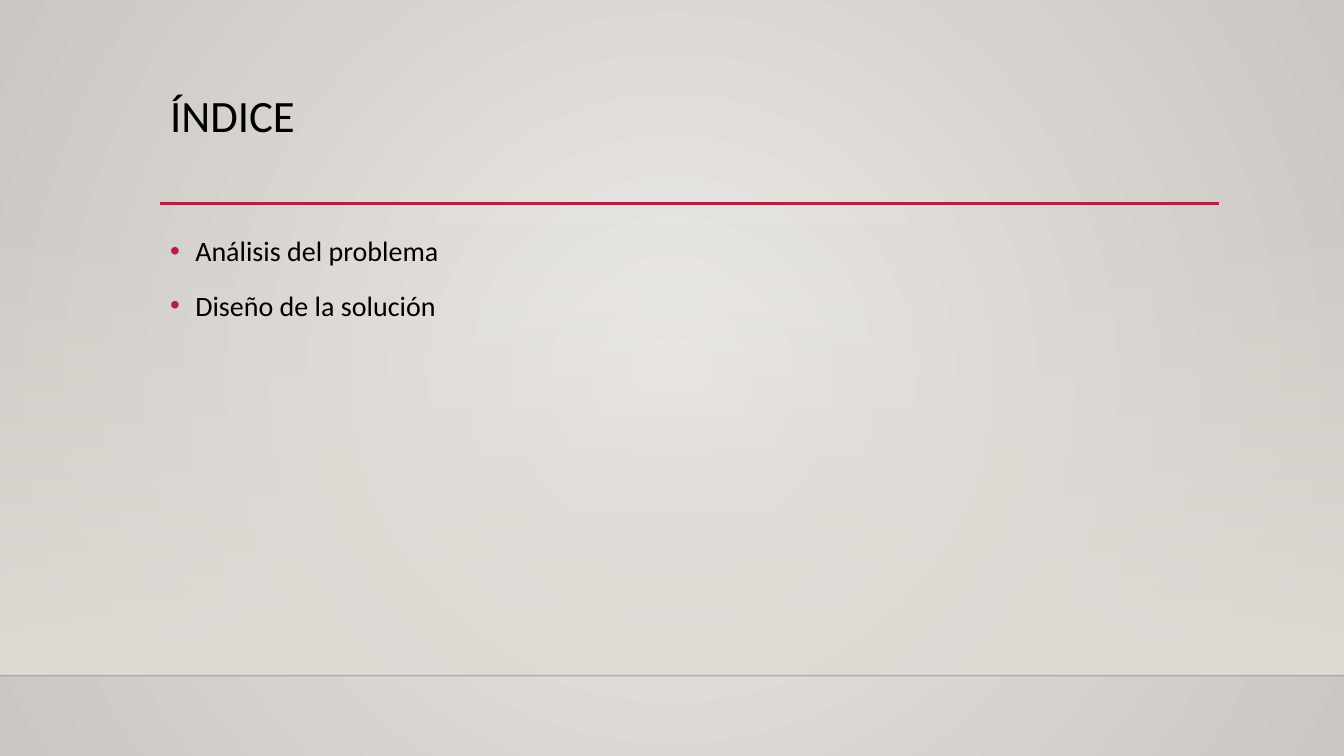
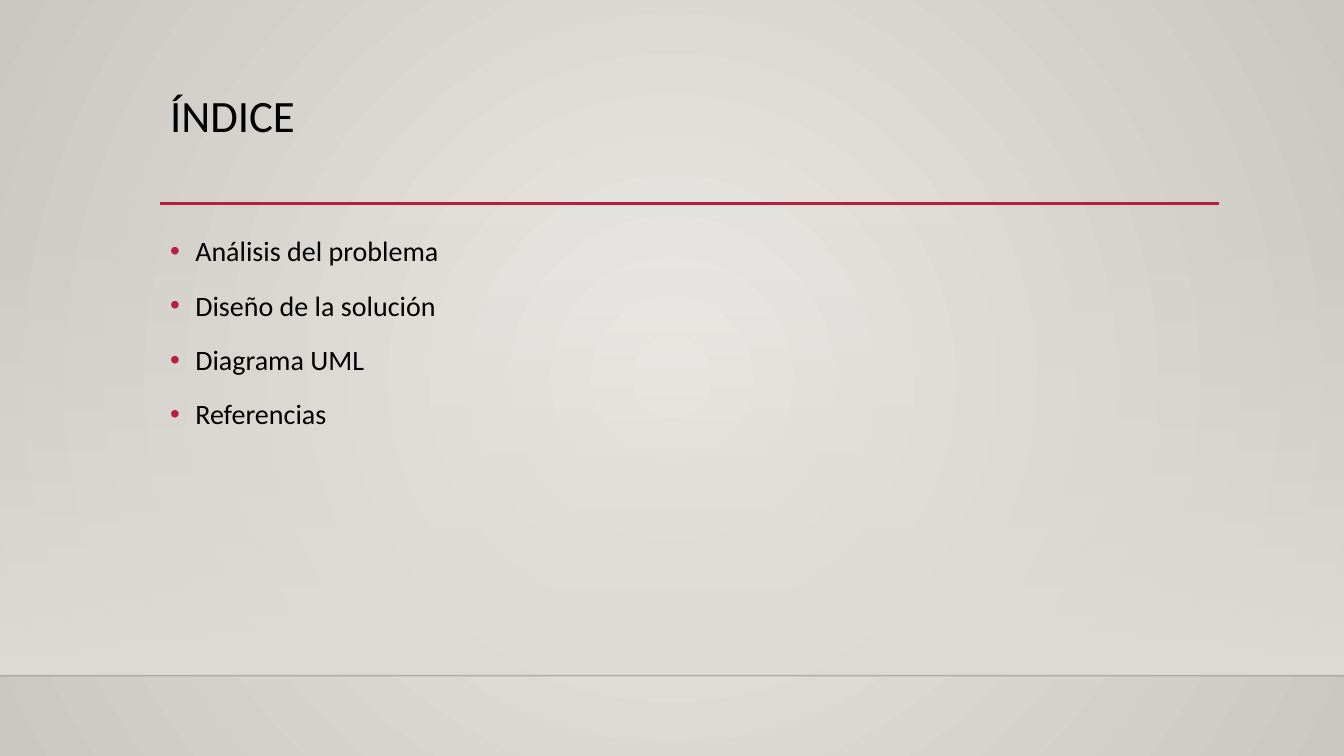
Before and after one commit to AngelMukulMay/TiendaCelulares2, a slide deck: slide 2 of Tienda de celulares.pptx. Drawn at 1344x756 pixels with LibreOffice and Linux fonts; fonts in the diff are those of the drawing; background and template pictures are left out. Boxes give left, top, right and bottom in pixels: in the first picture for what was removed or moved away, otherwise in the second. Text is boxed around its words. In the diff, an @@ line names an element or a change of style, - is before the commit and + after.

```diff
--- a/Tienda de celulares.pptx
+++ b/Tienda de celulares.pptx
@@ text at (195, 350, 364, 424): paragraphs added @@
+• Diagrama UML
+• Referencias
```
Also in this commit, not shown: 3 other slides changed, 2 slides added, 16 other files.
